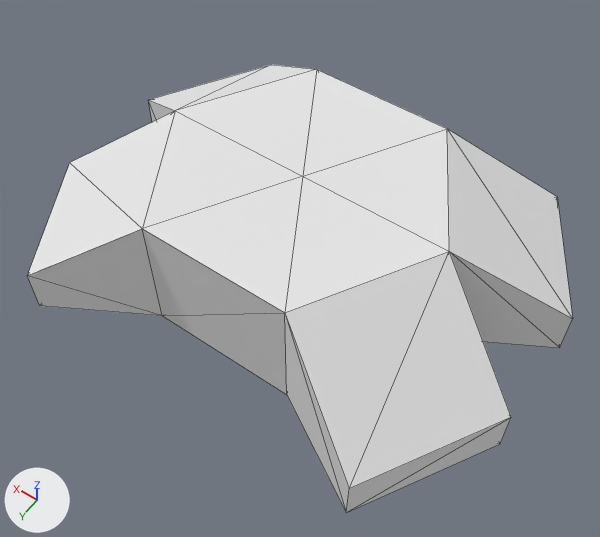
The glTF model assets/trook_black.glb: old version first, new version second.
Both versions are drawn from a 50 mm camera at (-0.327, 0.462, 0.719) aimed at (-0.008, 0.015, 0.017). The axes (+X, +Y, +Z) are drawn at lower left. The lights are the same throughout. Mesh edges are drawn as thin lines. Where no turn or scale is listed for an object, it has been applied to the vertices. Vertices at the same position are counted once.
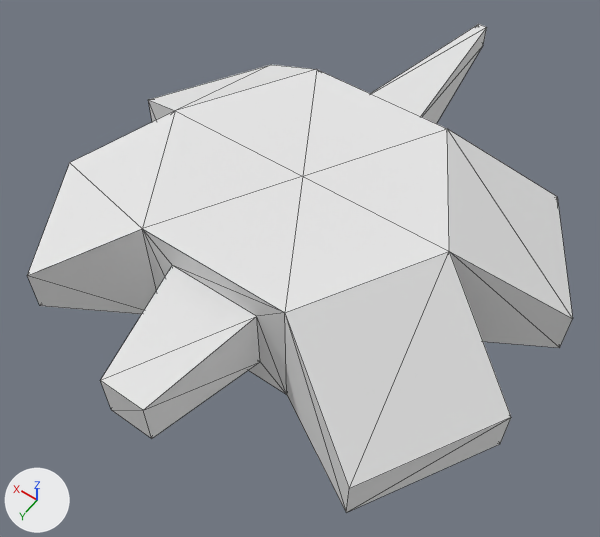
Location of each change, (x1, y1, x2, y2) in pixels of the pictures (600 x 537 px):
'cylinder', reshaped (9% taller): before (27, 65, 573, 513); after (27, 24, 573, 513)
part 1 of me_mesh_0, built on: before (142, 229, 287, 395); after (100, 24, 487, 439)

Diff of the bpy script that builds the scene:
```diff
--- a/assets/trook_black.glb.py
+++ b/assets/trook_black.glb.py
@@ me_mesh_0 @@
 # used by ob_cylinder; location = (0.0, 0.0, 0.0)
-me_mesh_0.from_pydata(...)  # 30 vertices, 56 faces; spans x -0.275..0.275, y -0.206..0.206, z 0.0..0.14
+me_mesh_0.from_pydata(...)  # 46 vertices, 88 faces; spans x -0.275..0.275, y -0.39..0.265, z 0.0..0.14
+# me_mesh_0 part 1
+# 4 faces are deleted
+# 16 vertices are added at x -0.05..0.05, y -0.39..0.265, z 0.031..0.109
+# 36 new faces join them
 me_mesh_0.materials.append(mat_material_0)
```
